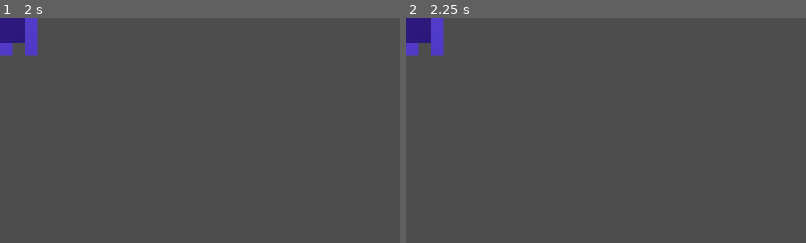
Above: before the commit, frames 1-2 (left to right).
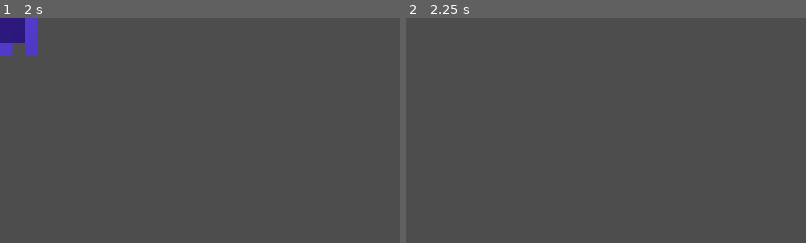
Above: after the commit, the same moments.

Repository: mrrossm/tapmosquito
Game: Godot game, scene res://enemy.tscn
Two runs of this game, one before a commit and one after it. Both use one fixed random seed, a clock stepped at 60 frames per second and the inputs below. Before the commit the project has no main scene; this scene is started directly in both runs.
Inputs (mouse positions are % of the whole screen's width and height, from its top left):
- Up to frame 1 (2 s): tap Enter at 0.5 s; move the mouse to (72, 45) at 0.52 s; click (72, 45) at 0.67 s; tap Space at 1.25 s; move the mouse to (30, 55) at 1.27 s; click (30, 55) at 1.42 s
- Up to frame 2 (2.25 s): tap Enter at 2 s; move the mouse to (60, 28) at 2.02 s; click (60, 28) at 2.17 s
The pictures show only the part of the screen within x 0-50%, y 0-50%; the shares and areas given below are measured in that part.

Frame 1 is identical in both runs. In frame 2, 1.4% of the frame differs, in the area x 0-10%, y 0-17%.

Commit message:
finished gameplay loop with score tracking and life

Diff:
--- a/_script/enemy.gd
+++ b/_script/enemy.gd
@@ -1,14 +1,18 @@
 extends Node2D
 
+signal is_tapped
+signal not_tapped
+
 func _on_timer_timeout():
+	# if the player didn't tap mosquito, emit life losing signal
+	emit_signal("not_tapped")
 	queue_free() # automatically disappears when not pressed by the player.
-
 
 func _on_area_2d_input_event(viewport, event, shape_idx):
 	if event is InputEventMouseButton:
 		# Delete enemy instance then record score
 		if event.button_index == MOUSE_BUTTON_LEFT and event.pressed:
-			# print("yow, delete this object will you?")
+			# Send a signal for scoring
+			emit_signal("is_tapped")
 			# Remove enemy instance
 			queue_free()
-			# Record score... nothing here yet...
--- /dev/null
+++ b/_script/quit.gd
@@ -0,0 +1,11 @@
+extends Button
+
+
+# Called when the node enters the scene tree for the first time.
+func _ready():
+	pass # Replace with function body.
+
+
+# Called every frame. 'delta' is the elapsed time since the previous frame.
+func _process(delta):
+	pass
--- /dev/null
+++ b/_script/score_handler.gd
@@ -0,0 +1,9 @@
+extends Node2D
+
+# score_handler is the middleman between gameobjects and gamehud
+
+func _ready():
+	var score_label = $Score
+
+func _on_spawner_point_up():
+	pass # Replace with function body.
--- /dev/null
+++ b/_script/score_hud.gd
@@ -0,0 +1,26 @@
+extends Control
+
+var initial_score: int = 0
+var initial_life: int = 3
+
+# Called when the node enters the scene tree for the first time.
+func _ready():
+	var score_label = $GridContainer/Panel/Score
+	var life_label = $GridContainer/Panel2/Life
+	score_label.text = "Score: " + str(initial_score)
+	life_label.text = "Life: " + str(initial_life)
+
+# Called every frame. 'delta' is the elapsed time since the previous frame.
+func _process(delta):
+	var score_label = $GridContainer/Panel/Score
+	var life_label = $GridContainer/Panel2/Life
+	score_label.text = "Score: " + str(initial_score)
+	life_label.text = "Life: " + str(initial_life)
+
+# Increment score
+func _on_spawner_point_up():
+	initial_score += 1
+
+# Decrease life :todo switch to game over screen
+func _on_spawner_life_down():
+	initial_life -= 1
--- a/_script/spawner.gd
+++ b/_script/spawner.gd
@@ -1,6 +1,11 @@
 extends Area2D
 
 var enemy_scene = preload("res://enemy.tscn")
+
+# Signal indicates scoring
+signal point_up
+# Signal indicates losing life
+signal life_down
 
 func _on_timer_timeout():
 	# Get area dimension
@@ -11,3 +16,13 @@
 	var enemy = enemy_scene.instantiate()
 	enemy.position = Vector2(xPosition, yPosition)
 	add_child(enemy)
+	# Connect the enemy's is_tapped signal to a function in the spawner
+	enemy.is_tapped.connect(_on_enemy_is_tapped)
+	# Connect the enemy's not_tapped signal to a function in the spawner
+	enemy.not_tapped.connect(_on_enemy_not_tapped)
+
+func _on_enemy_is_tapped():
+	emit_signal("point_up")
+
+func _on_enemy_not_tapped():
+	emit_signal("life_down")
--- a/enemy.tscn
+++ b/enemy.tscn
@@ -19,7 +19,7 @@
 shape = SubResource("RectangleShape2D_s65re")
 
 [node name="Timer" type="Timer" parent="."]
-wait_time = 10.0
+wait_time = 2.0
 autostart = true
 
 [connection signal="input_event" from="Area2D" to="." method="_on_area_2d_input_event"]
--- /dev/null
+++ b/game.tscn
@@ -0,0 +1,18 @@
+[gd_scene load_steps=4 format=3 uid="uid://c6iuw6ljsvm8n"]
+
+[ext_resource type="PackedScene" uid="uid://ch48evakmhgyv" path="res://background.tscn" id="1_y6ell"]
+[ext_resource type="PackedScene" uid="uid://c45slhkl270s4" path="res://score_hud.tscn" id="2_dhym3"]
+[ext_resource type="PackedScene" uid="uid://dkhk31l62nqoy" path="res://spawner.tscn" id="3_1xcuw"]
+
+[node name="Game" type="Node2D"]
+
+[node name="Background" parent="." instance=ExtResource("1_y6ell")]
+mouse_filter = 2
+
+[node name="ScoreHUD" parent="." instance=ExtResource("2_dhym3")]
+mouse_filter = 2
+
+[node name="Spawner" parent="." instance=ExtResource("3_1xcuw")]
+
+[connection signal="life_down" from="Spawner" to="ScoreHUD" method="_on_spawner_life_down"]
+[connection signal="point_up" from="Spawner" to="ScoreHUD" method="_on_spawner_point_up"]
--- /dev/null
+++ b/game_over.tscn
@@ -0,0 +1,48 @@
+[gd_scene load_steps=2 format=3 uid="uid://dlv304rp70nii"]
+
+[ext_resource type="Script" path="res://_script/quit.gd" id="1_f7hk1"]
+
+[node name="GameOver" type="Control"]
+layout_mode = 3
+anchors_preset = 15
+anchor_right = 1.0
+anchor_bottom = 1.0
+grow_horizontal = 2
+grow_vertical = 2
+
+[node name="Label" type="Label" parent="."]
+layout_mode = 0
+offset_left = 382.0
+offset_top = 115.0
+offset_right = 927.0
+offset_bottom = 252.0
+theme_override_font_sizes/font_size = 100
+text = "Game Over"
+
+[node name="restart" type="Button" parent="."]
+layout_mode = 0
+offset_left = 385.0
+offset_top = 294.0
+offset_right = 949.0
+offset_bottom = 387.0
+theme_override_font_sizes/font_size = 50
+text = "Restart Game"
+
+[node name="menu" type="Button" parent="."]
+layout_mode = 0
+offset_left = 385.0
+offset_top = 418.0
+offset_right = 949.0
+offset_bottom = 511.0
+theme_override_font_sizes/font_size = 50
+text = "Quit to Menu"
+
+[node name="quit" type="Button" parent="."]
+layout_mode = 0
+offset_left = 385.0
+offset_top = 538.0
+offset_right = 949.0
+offset_bottom = 631.0
+theme_override_font_sizes/font_size = 50
+text = "Quit Game"
+script = ExtResource("1_f7hk1")
--- a/project.godot
+++ b/project.godot
@@ -11,6 +11,7 @@
 [application]
 
 config/name="Tap Mosquito"
+run/main_scene="res://game.tscn"
 config/features=PackedStringArray("4.2", "GL Compatibility")
 config/icon="res://_art/icon.svg"
 
--- /dev/null
+++ b/score_hud.tscn
@@ -0,0 +1,37 @@
+[gd_scene load_steps=2 format=3 uid="uid://c45slhkl270s4"]
+
+[ext_resource type="Script" path="res://_script/score_hud.gd" id="1_41dck"]
+
+[node name="ScoreHUD" type="Control"]
+layout_mode = 3
+anchors_preset = 15
+anchor_right = 1.0
+anchor_bottom = 1.0
+grow_horizontal = 2
+grow_vertical = 2
+script = ExtResource("1_41dck")
+
+[node name="GridContainer" type="GridContainer" parent="."]
+layout_mode = 0
+offset_right = 40.0
+offset_bottom = 40.0
+theme_override_constants/h_separation = 1150
+columns = 2
+
+[node name="Panel" type="Panel" parent="GridContainer"]
+layout_mode = 2
+
+[node name="Score" type="Label" parent="GridContainer/Panel"]
+layout_mode = 0
+offset_right = 40.0
+offset_bottom = 23.0
+text = "Score:"
+
+[node name="Panel2" type="Panel" parent="GridContainer"]
+layout_mode = 2
+
+[node name="Life" type="Label" parent="GridContainer/Panel2"]
+layout_mode = 0
+offset_right = 40.0
+offset_bottom = 23.0
+text = "Life:"
--- a/spawner.tscn
+++ b/spawner.tscn
@@ -13,7 +13,7 @@
 shape = SubResource("RectangleShape2D_o2oc2")
 
 [node name="Timer" type="Timer" parent="."]
-wait_time = 6.0
+wait_time = 0.5
 autostart = true
 
 [connection signal="timeout" from="Timer" to="." method="_on_timer_timeout"]
